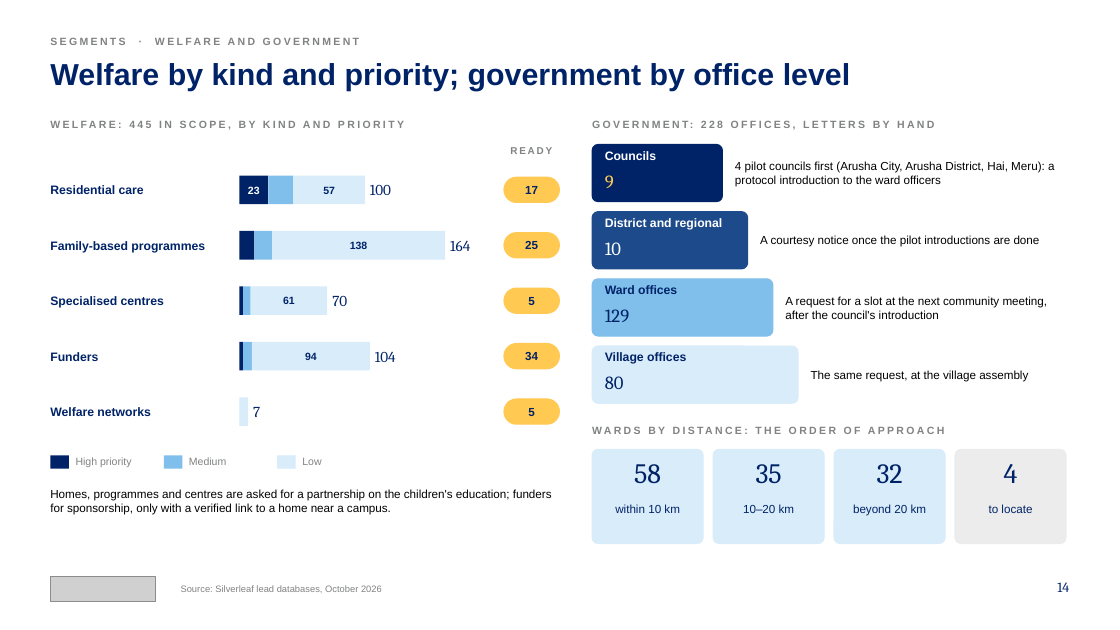
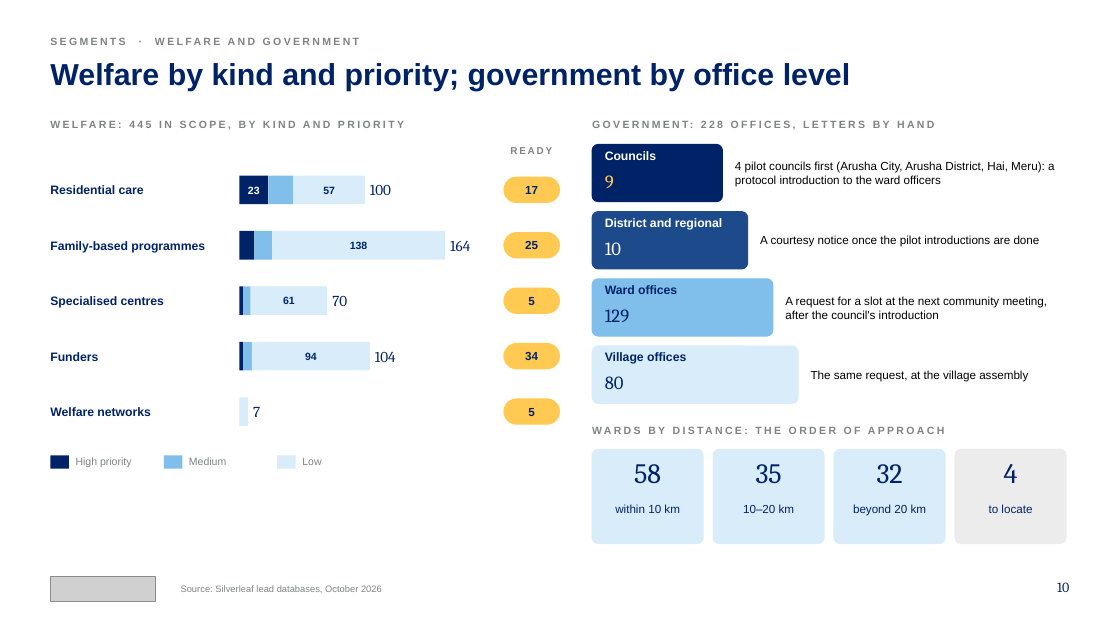
Before and after one commit to Nehemia-joh/Agenticmarketing, a slide deck: slide 10 of outputs/presentations/Silverleaf_Lead_Generation_Strategy_2026-10-12.pptx (slide 14 before the commit). Drawn at 1120x630 pixels with LibreOffice and Linux fonts; fonts in the diff are those of the drawing; grey boxes stand for pictures. Boxes give left, top, right and bottom in pixels: in the first picture for what was removed or moved away, otherwise in the second. Text is boxed around its words. In the diff, an @@ line names an element or a change of style, - is before the commit and + after.

```diff
--- a/outputs/presentations/Silverleaf_Lead_Generation_Strategy_2026-10-12.pptx
+++ b/outputs/presentations/Silverleaf_Lead_Generation_Strategy_2026-10-12.pptx
@@ text removed at [50, 489, 552, 515] @@
-Homes, programmes and centres are asked for a partnership on the children's education; funders for sponsorship, only with a verified link to a home near a campus.
@@ text at [1057, 582, 1069, 592]: text changed @@
-14
+10
```
Also in this commit, not shown: 22 other slides changed, 2 slides added, 11 slides removed, 2 other files.
